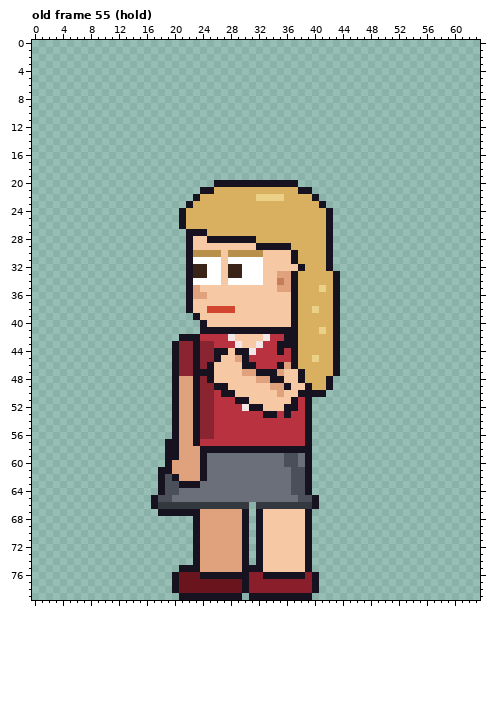
Pixel-art file -- sprites/clients/client_karen_left_anim.aseprite. The picture above was drawn from the file before the commit.
64x80 pixels, 123 frames. Colours within 5 levels of each other are drawn and written as one. Shown: old frame 55 (hold). The commit also changed other frames, which this record leaves out.
The result:
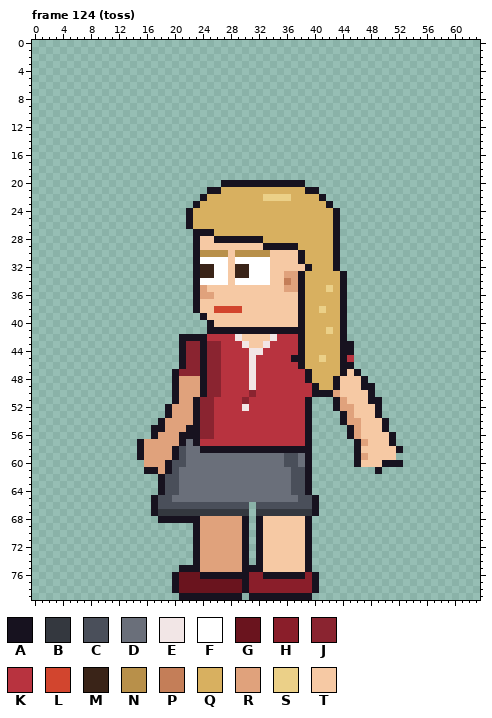
Palette (. is transparent): A #17121f  B #34383f  C #4a4f5a  D #6a6f7a  E #f2e6e6  F #ffffff  G #6a141e  H #8a1e2a  J #8a2430  K #b8333f  L #d2452e  M #3a2418  N #b8904a  P #c47e58  Q #d8b060  R #e0a27c  S #ebd088  T #f6c9a4
A new or re-ordered frame is compared with the old frame closest to it.
What changed:
frames 123 -> 129
Changed rows in their new state; - is an unchanged pixel.
Frame 124 (toss) is new; against old frame 55 (hold):
first column x 15:
20 -----------.-----------A--------------
21 ---------.-A-----------Q-A------------
22 --------.A-------Q---S---QA-----------
23 -------.A-----------------QA----------
24 ------.A-------------------QA---------
25 ------.A-------------------QA---------
26 ------.A-------------------QA---------
27 -------.--A----------------QA---------
28 -------.A-T------A---------QA---------
29 -------.A--------T----A----QA---------
30 -------.A---NT----N---TA---QA---------
31 -------.A---FT----F---TA---QA---------
32 -------.A-M-FT-M--F----TA--QA---------
33 -------.A-M-FT-M--F-T-RA----QA--------
34 -------.A---FT----F-TPRA----QA--------
35 -------.AR----------T-RA--QSQA--------
36 -------.A-R-----------TA----QA--------
37 -------.A-------------TA----QA--------
38 -------.A-T---L-------TA-QS-QA--------
39 --------.A------------TA----QA--------
40 ---------.A-----------TA----QA--------
41 ---------.-------------A--QSQA--------
42 ---------A---KE---TE-KKA----QA--------
43 -----.A-JA-J--KE-TE-KKKA----QAA-------
44 -----.A-JA-JKKKK-E--K-KA----QAA-------
45 -----.A-JA-JKKKKE------A-QS-QAK-------
46 -----.A-JAJJKKKKE---KKKA----QAA-------
47 --------J-JJKKKKEKKKKKKKA---QATA------
48 --------RAJJKKKKEKKKKKKKA--QATTTA-----
49 --------RA-JKKKKEKKKKKKKKA-QATTTAA----
50 --------RA-JKKKKJKKKKKKKK--ARTTTTA----
51 --------------KJKKKKKKK-----ARTTTAA---
52 ----AR----------KKKKKKK-----ARRTTTA---
53 ----AR------------KK-K-------ARTTTA---
54 ---ARR-----------------------ARRTTTA--
55 --AARR-A----------------------ARTTTA--
56 --ARRRAA----------------------ARTTTTA-
57 ARRRRRAD-----------------------ARTTTA-
58 ARRRR-CDD----------------------ATTTTTA
59 ARRRR-CDDD---------------------ARTTTT-
60 -RRR-CCDDD---------------------ATTTAAA
61 -AAR-CDDDD------------------------A---
62 -----CDDDD----------------------------
63 ------DDD-----------------------------
66 ---CCCCCCCCCCCCC-CCCCCCCC-------------
67 --ABBBBBBBBBBBBB-BBBBBBBBA------------
68 ---AAAAA------------------------------
